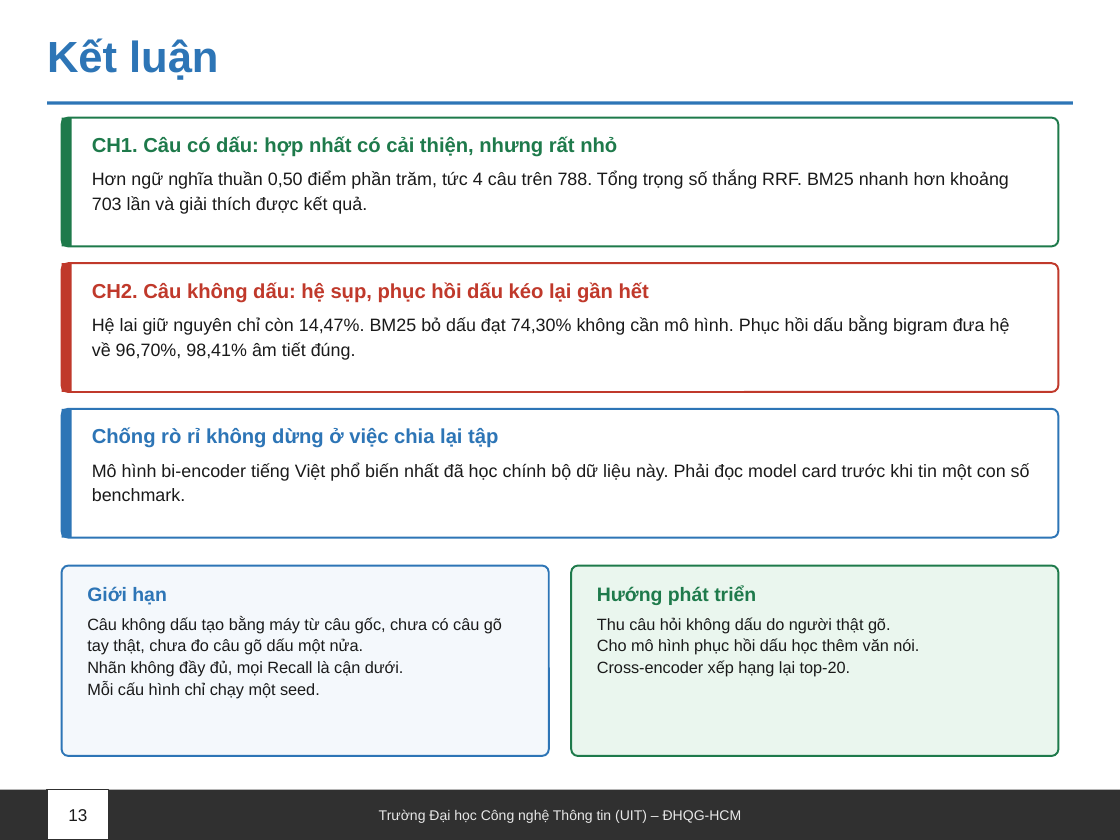
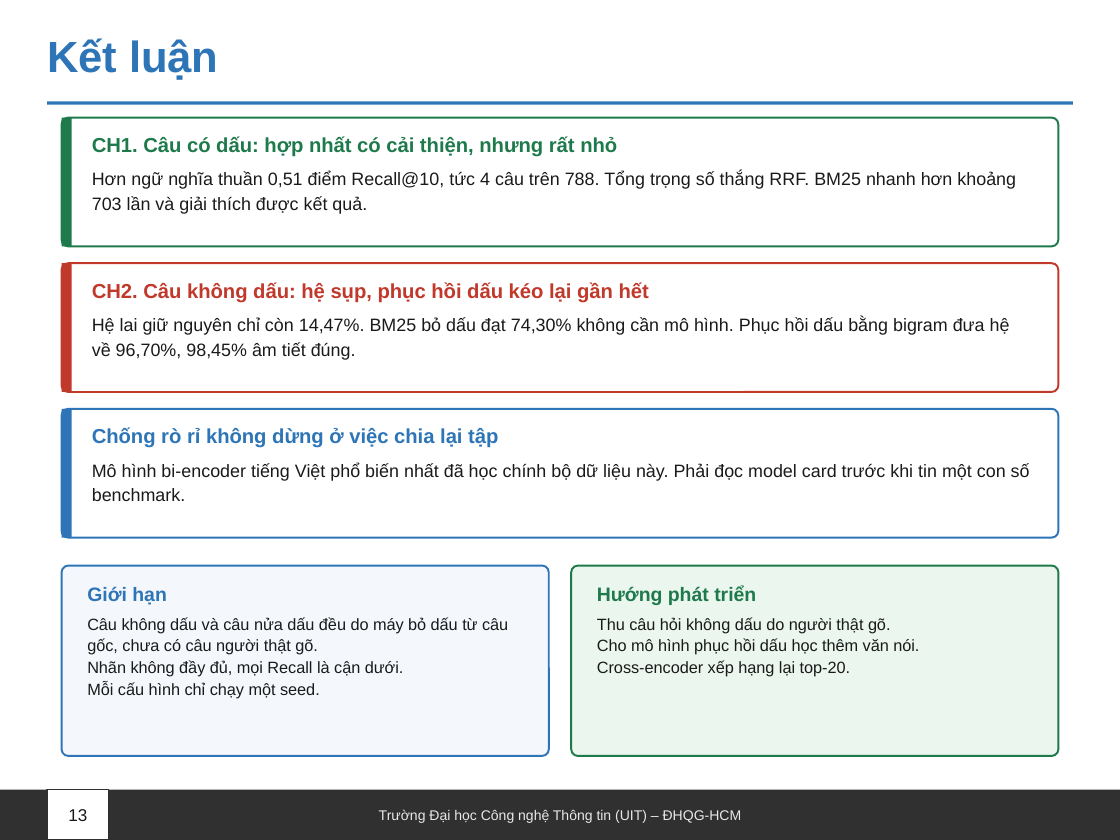
Before and after one commit to Messiac24/vietnamese-legal-retrieval-khong-dau, a slide deck: slide 13 of docs/slides/Nhom09_XLNNTN_BaoCao.pptx. Drawn at 1120x840 pixels with LibreOffice and Linux fonts; fonts in the diff are those of the drawing. Boxes give left, top, right and bottom in pixels: in the first picture for what was removed or moved away, otherwise in the second. Text is boxed around its words. In the diff, an @@ line names an element or a change of style, - is before the commit and + after.

Commit message:
fix: soat lai toan bo, sua loi phuc hoi dau, do them cau go dau mot nua
Hai loi nang o khau phuc hoi dau:
- nhanh viet hoa tra lai chinh chuoi nguoi dung go, nen cau VIET HOA TOAN BO
  khong bao gio duoc phuc hoi
- cong co_dau xet ca chuoi, nen cau go dau mot nua cung bi coi la co dau va
  khong bao gio duoc sua

Bo han cong chan: moi cau deu di qua khau phuc hoi dau. Do tren test, cau nua
dau len tu 0,7481 thanh 0,9721 Recall@10, cau von du dau van giu 0,9772.

Them vao thi nghiem: dieu kien nua dau, va phep tach rieng anh huong cua cach
tach tu (val: pyvi 0,8399 roi am tiet 0,7931 roi am tiet bo dau 0,6559).

Sua nhe: chan log(0) khi lambda = 1, do_chinh_xac bao loi khi lech so am tiet,
encode_corpus xoa dem _doan_cua, chi_so bao loi khi thieu cau hoi, tro ly canh
bao khi khong tu nao khop va khong vo khi khong co ket qua.

Slide va tai lieu: doc so gop doan va ty le vuot tran tu tep thay vi go tay,
ghi ro 26 cau chong lan gom 24 trung ma, ghi ro chi so nao la 0,50 va 0,51,
sua 11 giay thanh 15 giay theo log, cap nhat so lieu sau khi chay lai.

130 test dat.

```diff
--- a/docs/slides/Nhom09_XLNNTN_BaoCao.pptx
+++ b/docs/slides/Nhom09_XLNNTN_BaoCao.pptx
@@ text at (x1=92, y1=172, x2=1016, y2=214): text changed @@
-Hơn ngữ nghĩa thuần 0,50 điểm phần trăm, tức 4 câu trên 788. Tổng trọng số thắng RRF. BM25 nhanh hơn khoảng 703 lần và giải thích được kết quả.
+Hơn ngữ nghĩa thuần 0,51 điểm Recall@10, tức 4 câu trên 788. Tổng trọng số thắng RRF. BM25 nhanh hơn khoảng 703 lần và giải thích được kết quả.
@@ text at (x1=92, y1=317, x2=1010, y2=360): text changed @@
-Hệ lai giữ nguyên chỉ còn 14,47%. BM25 bỏ dấu đạt 74,30% không cần mô hình. Phục hồi dấu bằng bigram đưa hệ về 96,70%, 98,41% âm tiết đúng.
+Hệ lai giữ nguyên chỉ còn 14,47%. BM25 bỏ dấu đạt 74,30% không cần mô hình. Phục hồi dấu bằng bigram đưa hệ về 96,70%, 98,45% âm tiết đúng.
@@ text at (x1=87, y1=617, x2=508, y2=655): text changed @@
-Câu không dấu tạo bằng máy từ câu gốc, chưa có câu gõ tay thật, chưa đo câu gõ dấu một nửa.
+Câu không dấu và câu nửa dấu đều do máy bỏ dấu từ câu gốc, chưa có câu người thật gõ.
```
Also in this commit, not shown: 5 other slides changed, 24 other files.
